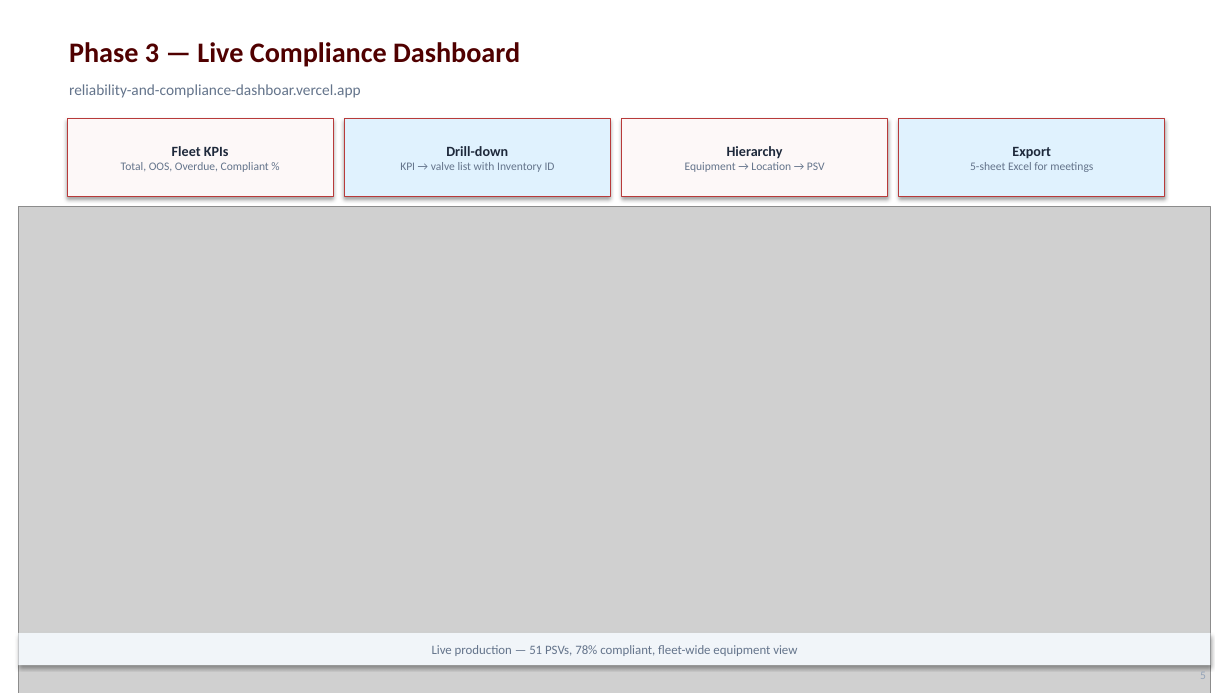
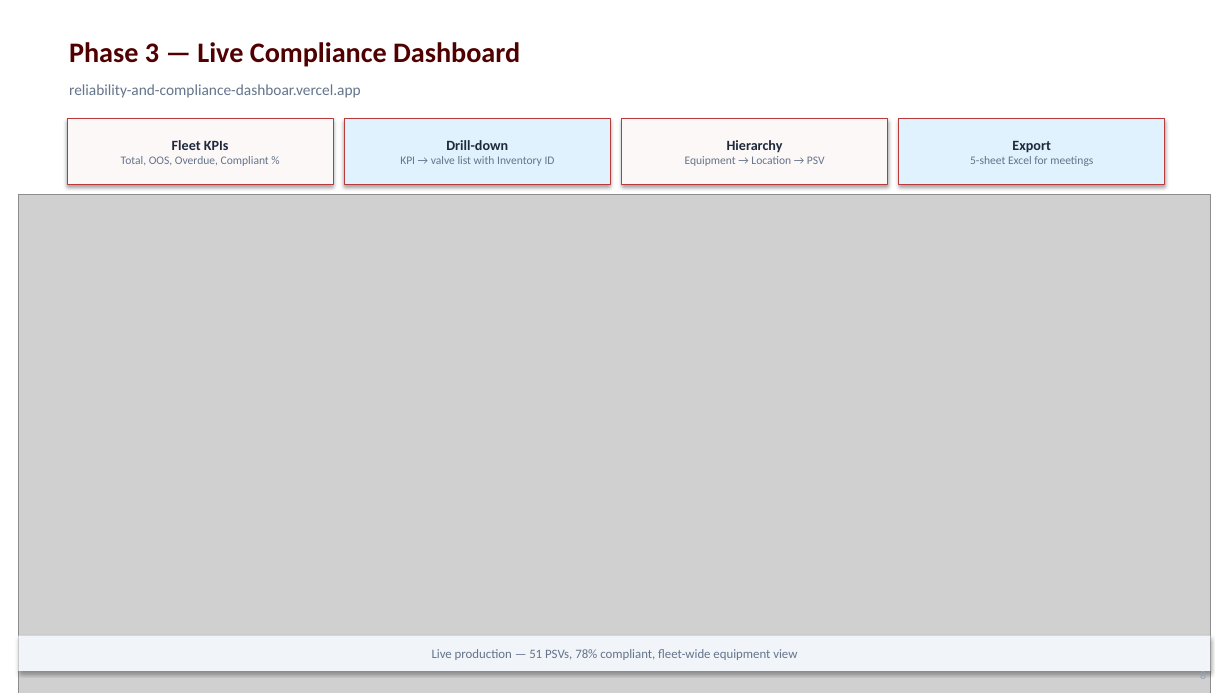
Before and after one commit to stavan12-a11y/PSV-Compliance-Tracking-Dashboard, a slide deck: slide 9 of docs/presentation/UES-Steam-Safety-Program.pptx (slide 6 before the commit). Drawn at 1232x693 pixels with LibreOffice and Linux fonts; fonts in the diff are those of the drawing; grey boxes stand for pictures. Boxes give left, top, right and bottom in pixels: in the first picture for what was removed or moved away, otherwise in the second. Text is boxed around its words. In the diff, an @@ line names an element or a change of style, - is before the commit and + after.

```diff
--- a/docs/presentation/UES-Steam-Safety-Program.pptx
+++ b/docs/presentation/UES-Steam-Safety-Program.pptx
@@ rectangle "Fleet KPIs" resized from (x1=67, y1=118, x2=334, y2=197) to (x1=67, y1=118, x2=334, y2=185) @@
@@ rectangle "Drill-down" resized from (x1=345, y1=118, x2=611, y2=197) to (x1=345, y1=118, x2=611, y2=185) @@
@@ rectangle "Hierarchy" resized from (x1=622, y1=118, x2=888, y2=197) to (x1=622, y1=118, x2=888, y2=185) @@
@@ rectangle "Export" resized from (x1=899, y1=118, x2=1165, y2=197) to (x1=899, y1=118, x2=1165, y2=185) @@
@@ picture resized from (x1=18, y1=206, x2=1211, y2=693) to (x1=18, y1=194, x2=1211, y2=693) @@
@@ rectangle "Live production — 51 PSVs, ..." moved from (x1=18, y1=633, x2=1211, y2=665) to (x1=18, y1=636, x2=1211, y2=671) @@
@@ text at (x1=1200, y1=670, x2=1206, y2=673): text changed @@
-5
+8
```
Also in this commit, not shown: 10 other slides changed, 7 slides added, 2 other files.
